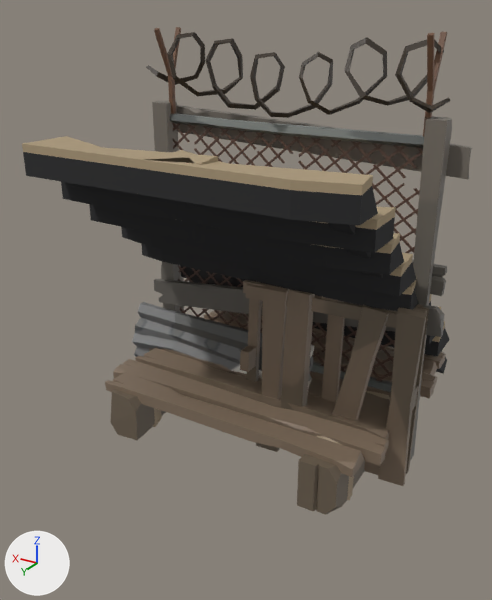
Before and after pictures for a commit that changed the glTF model build.glb.
The view is the same before and after, from a 50 mm lens placed at (-2.45, 4.69, 3.35), pointed at (0.16, 0.34, 1.17). Arrows for +X, +Y and +Z are at lower left; the lights stay in place. Where no turn or scale is listed for an object, it has been applied to the vertices.

Script lines for the objects in view, before the commit:
```python
me_mesh_007 = bpy.data.meshes.new('Mesh.007')
me_mesh_007.from_pydata(...)  # 622 vertices, 1108 faces; spans x -1.39..1.39, y -0.14..0.58, z -0.01..3.2
# faces by material slot: [1104, 4]
me_mesh_007.materials.append(mat_polygonapocalypse_mat_01_a)  # picture img_polygonconstruction_texture_01_a
me_mesh_007.materials.append(mat_polygon_apocalypse_wire_01)  # picture img_file1450
me_mesh_009 = bpy.data.meshes.new('Mesh.009')
me_mesh_009.from_pydata(...)  # 554 vertices, 1068 faces; spans x -1.25..1.25, y -1.1..1.1, z 0.0..0.49
me_mesh_009.materials.append(mat_lambert2_001)  # picture img_polygonconstruction_texture_01_a
me_mesh_0_003 = bpy.data.meshes.new('Mesh_0.003')
me_mesh_0_003.from_pydata(...)  # 196 vertices, 344 faces; spans x -0.69..0.69, y -1.52..1.52, z 0.0..2.52
me_mesh_0_003.materials.append(mat_lambert_1_005)  # picture img_polygonconstruction_texture_01_a
ob_sm_bld_snow_platform_stairs_01 = bpy.data.objects.new('SM_Bld_Snow_Platform_Stairs_01', me_mesh_0_003)
ob_sm_bld_snow_platform_stairs_01.location = (-0.5, 0.0, 0.0)
ob_sm_env_wood_platform_01 = bpy.data.objects.new('SM_Env_Wood_Platform_01', me_mesh_009)
ob_sm_env_wood_platform_01.location = (0.0, 0.0, 0.0)
ob_sm_prop_wall_junk_06 = bpy.data.objects.new('SM_Prop_Wall_Junk_06', me_mesh_007)
ob_sm_prop_wall_junk_06.location = (0.0, 0.0, 0.0)
# also in view: 'SM_Bld_Snow_Platform_Stairs_01.001' at (0.5, 0.0, 1.26)
```
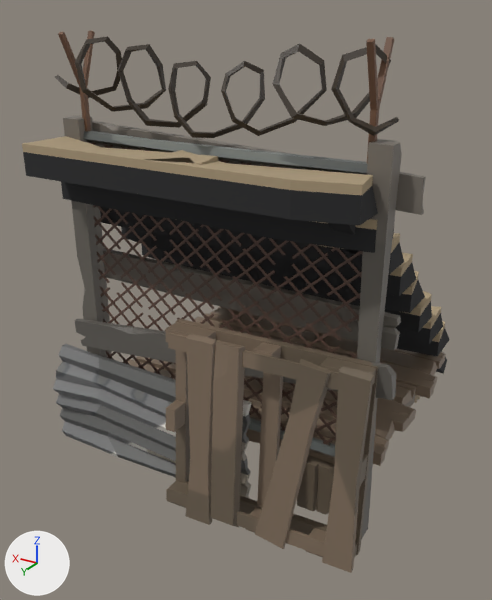
Commit message: Update build again

The change, as a list of edits to the scene's bpy script:
```text
Change ob_sm_prop_wall_junk_06:
    ob_sm_prop_wall_junk_06.location: (0.0, 0.0, 0.0) -> (0.0, 1.0, 0.0)
```

Where the change shows, as pixel boxes [x1, y1, x2, y2] in the pictures (492 x 600 px):
'SM_Prop_Wall_Junk_06', moved: before [132, 27, 472, 486]; after [53, 31, 426, 573]
